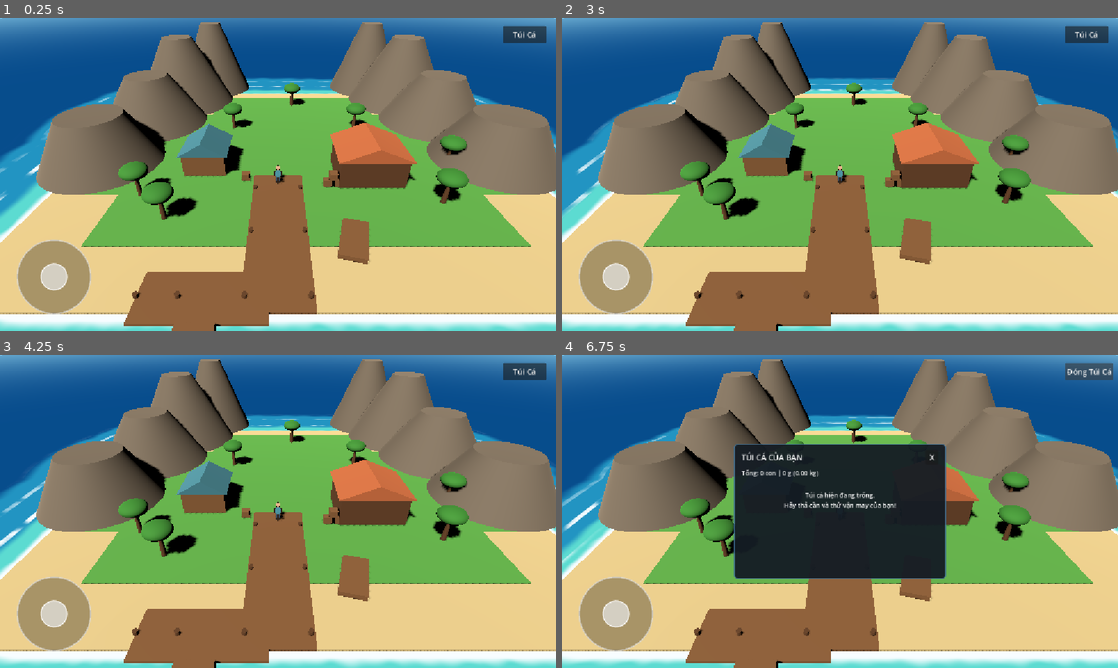
Above: before the commit, frames 1-4 (two rows, left to right).
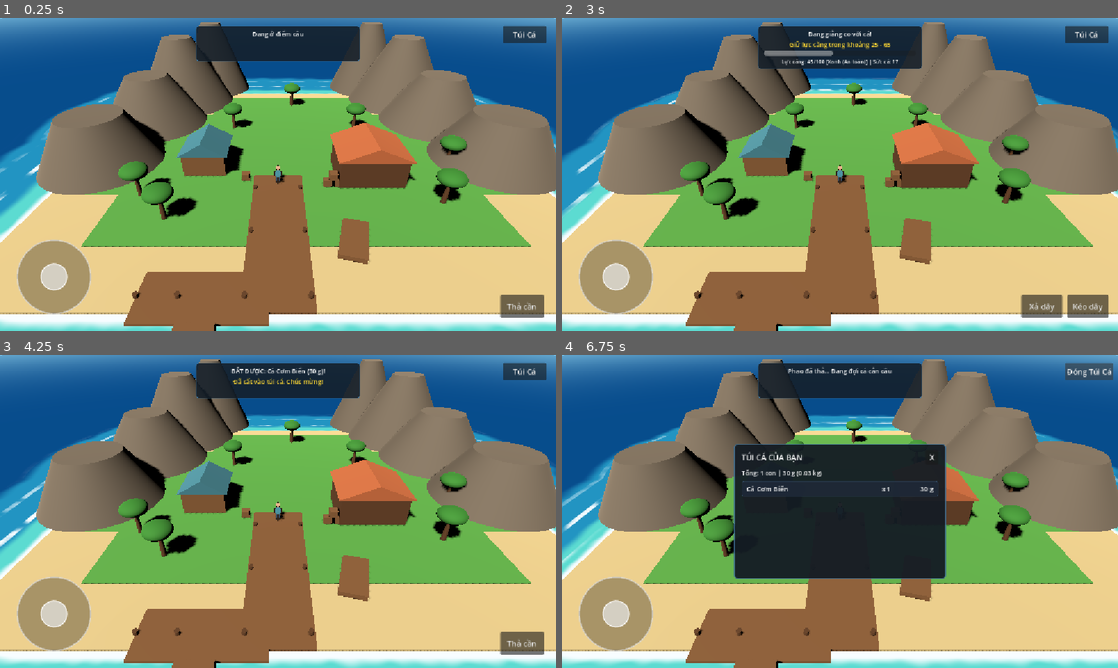
Above: after the commit, the same moments.

Repository: aohmn/GameDemo
Game: Godot game, scene res://scenes/boot/main.tscn
Same seed, same stepped clock (60 frames per second), same inputs: the game is played once before the commit and once after it.
Inputs (mouse positions are in pixels of both pictures, inside the frame that each line leads up to):
- Up to frame 1 (0.25 s): no input
- Up to frame 2 (3 s): click (1084, 305) at 0.5 s, where only the run after the commit has a clickable "Thả cần"; click "Túi Cá" at 1.25 s; click "Đóng Túi Cá" at 2 s; click (1084, 305) at 2.75 s, where only the run after the commit has a clickable "Giật cần!"
- Up to frame 3 (4.25 s): click (528, 642) at 3.5 s, where only the run after the commit has a clickable "Kéo dây"
- Up to frame 4 (6.75 s): click "Túi Cá" at 4.25 s; click "Đóng Túi Cá" at 5 s; click (1084, 642) at 5.75 s, where only the run after the commit has a clickable "Thả cần"; click "Túi Cá" at 6.5 s

The runs differ from the first frame. In frame 1, 3.8% of the frame differs, in the area x 35-98%, y 2-96%; in frame 2, 5.1%, in the area x 35-99%, y 2-96%; in frame 3, 3.8%; in frame 4, 4.0%.

Commit message:
fix: khac phuc nhan vat roi ban do, them Fishing UI va sua truy xuat EventBus

Diff:
--- a/maps/harbor_island/builders/pier_builder.gd
+++ b/maps/harbor_island/builders/pier_builder.gd
@@ -51,13 +51,13 @@
 
 
 static func _make_pier_boundaries(root_node: Node3D) -> void:
-	var wall_h := 3.0
+	var wall_h := 4.0
 	var bounds: Array[Dictionary] = [
-		{"name": "BoundMainPierWest", "pos": Vector3(-4.35, 1.5, 16.5), "size": Vector3(0.2, wall_h, 11.0)},
-		{"name": "BoundMainPierEast", "pos": Vector3(0.35, 1.5, 16.5), "size": Vector3(0.2, wall_h, 13.0)},
-		{"name": "BoundPierTNorth", "pos": Vector3(-7.5, 1.5, 20.15), "size": Vector3(6.0, wall_h, 0.3)},
-		{"name": "BoundPierTSouth", "pos": Vector3(-6.5, 1.5, 23.85), "size": Vector3(8.0, wall_h, 0.3)},
-		{"name": "BoundPierTWest", "pos": Vector3(-10.6, 1.5, 22.0), "size": Vector3(0.3, wall_h, 3.6)},
+		{"name": "BoundMainPierWest", "pos": Vector3(-4.35, 2.0, 15.0), "size": Vector3(0.2, wall_h, 11.0)},
+		{"name": "BoundMainPierEast", "pos": Vector3(0.35, 2.0, 16.5), "size": Vector3(0.2, wall_h, 14.0)},
+		{"name": "BoundPierTNorth", "pos": Vector3(-7.5, 2.0, 20.15), "size": Vector3(6.5, wall_h, 0.3)},
+		{"name": "BoundPierTSouth", "pos": Vector3(-6.5, 2.0, 23.85), "size": Vector3(8.5, wall_h, 0.3)},
+		{"name": "BoundPierTWest", "pos": Vector3(-10.6, 2.0, 22.0), "size": Vector3(0.3, wall_h, 4.0)},
 	]
 	for b in bounds:
 		_add_box_collider(root_node, b["name"], b["pos"], b["size"])
--- a/maps/harbor_island/builders/terrain_builder.gd
+++ b/maps/harbor_island/builders/terrain_builder.gd
@@ -105,15 +105,17 @@
 
 
 static func _make_island_boundaries(root_node: Node3D) -> void:
-	var wall_h := 3.0
+	var wall_h := 4.0
 	var bounds: Array[Dictionary] = [
-		{"name": "BoundWest", "pos": Vector3(-23.0, 1.5, 3.0), "size": Vector3(1.0, wall_h, 40.0)},
-		{"name": "BoundEast", "pos": Vector3(23.0, 1.5, 3.0), "size": Vector3(1.0, wall_h, 40.0)},
-		{"name": "BoundSouthLeft", "pos": Vector3(-16.0, 1.5, 23.5), "size": Vector3(14.0, wall_h, 1.0)},
-		{"name": "BoundSouthMidLeft", "pos": Vector3(-6.75, 1.5, 10.5), "size": Vector3(4.5, wall_h, 1.0)},
-		{"name": "BoundSouthRight", "pos": Vector3(11.0, 1.5, 23.5), "size": Vector3(24.0, wall_h, 1.0)},
-		{"name": "BoundCoastNorthL", "pos": Vector3(-9.75, 1.5, -15.5), "size": Vector3(6.5, wall_h, 1.0)},
-		{"name": "BoundCoastNorthR", "pos": Vector3(9.75, 1.5, -15.5), "size": Vector3(6.5, wall_h, 1.0)},
+		{"name": "BoundWest", "pos": Vector3(-23.0, 2.0, 3.0), "size": Vector3(1.0, wall_h, 42.0)},
+		{"name": "BoundEast", "pos": Vector3(23.0, 2.0, 3.0), "size": Vector3(1.0, wall_h, 42.0)},
+		{"name": "BoundSouthLeft", "pos": Vector3(-16.0, 2.0, 23.5), "size": Vector3(14.0, wall_h, 1.0)},
+		{"name": "BoundSouthMidLeft", "pos": Vector3(-6.75, 2.0, 10.5), "size": Vector3(4.5, wall_h, 1.0)},
+		{"name": "BoundSouthRight", "pos": Vector3(11.0, 2.0, 23.5), "size": Vector3(24.0, wall_h, 1.0)},
+		{"name": "BoundCoastNorthL", "pos": Vector3(-9.75, 2.0, -15.5), "size": Vector3(6.5, wall_h, 1.0)},
+		{"name": "BoundCoastNorthR", "pos": Vector3(9.75, 2.0, -15.5), "size": Vector3(6.5, wall_h, 1.0)},
+		{"name": "BoundBayNorthWall", "pos": Vector3(0.0, 2.0, -16.0), "size": Vector3(14.0, wall_h, 1.0)},
+		{"name": "BoundCoastNorthBack", "pos": Vector3(0.0, 2.0, -18.5), "size": Vector3(46.0, wall_h, 1.0)},
 	]
 	for b in bounds:
 		_add_box_collider(root_node, b["name"], b["pos"], b["size"])
--- a/modules/economy/api/economy_api.gd
+++ b/modules/economy/api/economy_api.gd
@@ -98,11 +98,6 @@
 
 
 func _emit_event(event_name: String, payload: Dictionary) -> void:
-	var engine_singleton: Object = Engine.get_singleton("EventBus")
-	if engine_singleton != null and is_instance_valid(engine_singleton):
-		engine_singleton.call("emit_event", event_name, payload)
-		return
-
 	var main_loop: MainLoop = Engine.get_main_loop()
 	if main_loop is SceneTree:
 		var st := main_loop as SceneTree
--- a/modules/fishing/api/fishing_api.gd
+++ b/modules/fishing/api/fishing_api.gd
@@ -127,14 +127,6 @@
 
 
 func _emit_event(event_name: String, payload: Dictionary) -> void:
-	# Phát thông qua EventBus Autoload nếu tồn tại trong SceneTree / Engine
-	var engine_singleton: Object = Engine.get_singleton("EventBus")
-	if engine_singleton != null and is_instance_valid(engine_singleton):
-		engine_singleton.call("emit_event", event_name, payload)
-		return
-
-	# Trường hợp chạy độc lập không qua Engine singleton
-	# hoặc Node Autoload trên cây root
 	var main_loop: MainLoop = Engine.get_main_loop()
 	if main_loop is SceneTree:
 		var st := main_loop as SceneTree
--- a/modules/inventory/api/inventory_api.gd
+++ b/modules/inventory/api/inventory_api.gd
@@ -139,10 +139,6 @@
 
 
 func _get_event_bus() -> Node:
-	var engine_singleton: Object = Engine.get_singleton("EventBus")
-	if engine_singleton != null and is_instance_valid(engine_singleton):
-		return engine_singleton as Node
-
 	var main_loop: MainLoop = Engine.get_main_loop()
 	if main_loop is SceneTree:
 		var st := main_loop as SceneTree
--- a/modules/player/logic/player.gd
+++ b/modules/player/logic/player.gd
@@ -4,6 +4,8 @@
 const MOVE_SPEED: float = 4.0
 const GRAVITY: float = 18.0
 const BODY_HEIGHT: float = 1.75
+const RESPAWN_POSITION: Vector3 = Vector3(-2.0, 0.05, 10.0)
+const FALL_Y_THRESHOLD: float = -2.0
 
 var move_direction: Vector2 = Vector2.ZERO
 var visual: MeshInstance3D
@@ -23,6 +25,12 @@
 
 
 func _physics_process(delta: float) -> void:
+    # Cơ chế phát hiện rơi khỏi bản đồ: đưa nhân vật về vị trí an toàn trên cầu tàu
+    if global_position.y < FALL_Y_THRESHOLD:
+        global_position = RESPAWN_POSITION
+        velocity = Vector3.ZERO
+        return
+
     var move_vector := Vector3(move_direction.x, 0.0, -move_direction.y)
     move_vector = move_vector.limit_length(1.0)
 
--- a/modules/shop/api/shop_api.gd
+++ b/modules/shop/api/shop_api.gd
@@ -116,11 +116,6 @@
 
 
 func _emit_event(event_name: String, payload: Dictionary) -> void:
-	var engine_singleton: Object = Engine.get_singleton("EventBus")
-	if engine_singleton != null and is_instance_valid(engine_singleton):
-		engine_singleton.call("emit_event", event_name, payload)
-		return
-
 	var main_loop: MainLoop = Engine.get_main_loop()
 	if main_loop is SceneTree:
 		var st := main_loop as SceneTree
--- /dev/null
+++ b/presentation/fishing_ui/fishing_ui.gd
@@ -0,0 +1,296 @@
+extends Control
+
+## Fishing UI điều khiển và tương tác câu cá trên màn hình ngang Android.
+## Bố trí các nút Thả cần, Giật cần, Kéo dây, Xả dây gọn gàng góc dưới bên phải.
+## Nút Thả cần chỉ kích hoạt khi người chơi đứng gần điểm câu hợp lệ.
+## Hiển thị thông báo cắn câu, thanh đo lực căng dây trong vùng an toàn và kết quả bắt cá.
+## Thuộc tầng Presentation: chỉ giao tiếp qua EventBus và API, không chứa logic gameplay.
+
+const FishingEventsContract: Script = preload("res://core/contracts/fishing_events.gd")
+
+var _fishing_api: RefCounted
+var _is_near_spot: bool = false
+var _current_spot_id: String = "spot_cau_tau_ben_cang"
+
+# Trạng thái câu hiện tại
+var _state: String = "IDLE"
+
+# UI Nodes
+var _container: Control
+var _status_label: Label
+var _alert_label: Label
+var _tension_bar: ProgressBar
+var _tension_label: Label
+var _result_panel: PanelContainer
+var _result_label: Label
+
+# Action Buttons
+var _btn_cast: Button
+var _btn_strike: Button
+var _btn_reel: Button
+var _btn_release: Button
+
+
+func _ready() -> void:
+	_setup_ui()
+	_setup_events()
+	_update_ui_state()
+
+
+func set_fishing_api(api: RefCounted) -> void:
+	_fishing_api = api
+
+
+func set_near_fishing_spot(near: bool, spot_id: String = "spot_cau_tau_ben_cang") -> void:
+	_is_near_spot = near
+	_current_spot_id = spot_id
+	_update_ui_state()
+
+
+func _setup_ui() -> void:
+	anchors_preset = Control.PRESET_FULL_RECT
+	anchor_right = 1.0
+	anchor_bottom = 1.0
+	mouse_filter = Control.MOUSE_FILTER_IGNORE
+
+	# 1. Bảng đo lực căng và thông báo (nằm ở cạnh trên giữa màn hình, không vướng joystick hay nút túi cá)
+	var top_panel := PanelContainer.new()
+	top_panel.name = "FishingInfoPanel"
+	top_panel.anchor_left = 0.5
+	top_panel.anchor_top = 0.0
+	top_panel.anchor_right = 0.5
+	top_panel.anchor_bottom = 0.0
+	top_panel.offset_left = -170.0
+	top_panel.offset_top = 16.0
+	top_panel.offset_right = 170.0
+	top_panel.offset_bottom = 90.0
+
+	var top_style := StyleBoxFlat.new()
+	top_style.bg_color = Color(0.08, 0.12, 0.16, 0.88)
+	top_style.border_color = Color(0.25, 0.45, 0.6, 0.7)
+	top_style.set_border_width_all(1)
+	top_style.set_corner_radius_all(6)
+	top_style.content_margin_left = 12.0
+	top_style.content_margin_top = 8.0
+	top_style.content_margin_right = 12.0
+	top_style.content_margin_bottom = 8.0
+	top_panel.add_theme_stylebox_override("panel", top_style)
+	add_child(top_panel)
+
+	var info_vbox := VBoxContainer.new()
+	info_vbox.add_theme_constant_override("separation", 4)
+	top_panel.add_child(info_vbox)
+
+	_status_label = Label.new()
+	_status_label.text = "Trạng thái: Sẵn sàng câu cá"
+	_status_label.horizontal_alignment = HORIZONTAL_ALIGNMENT_CENTER
+	_status_label.add_theme_font_size_override("font_size", 13)
+	info_vbox.add_child(_status_label)
+
+	_alert_label = Label.new()
+	_alert_label.text = ""
+	_alert_label.horizontal_alignment = HORIZONTAL_ALIGNMENT_CENTER
+	_alert_label.add_theme_font_size_override("font_size", 13)
+	_alert_label.add_theme_color_override("font_color", Color(1.0, 0.85, 0.2))
+	info_vbox.add_child(_alert_label)
+
+	_tension_bar = ProgressBar.new()
+	_tension_bar.min_value = 0.0
+	_tension_bar.max_value = 100.0
+	_tension_bar.value = 40.0
+	_tension_bar.show_percentage = false
+	_tension_bar.custom_minimum_size = Vector2(0.0, 10.0)
+	_tension_bar.visible = false
+	info_vbox.add_child(_tension_bar)
+
+	_tension_label = Label.new()
+	_tension_label.text = ""
+	_tension_label.horizontal_alignment = HORIZONTAL_ALIGNMENT_CENTER
+	_tension_label.add_theme_font_size_override("font_size", 11)
+	_tension_label.visible = false
+	info_vbox.add_child(_tension_label)
+
+	# 2. Khung nút bấm điều khiển câu cá ở góc dưới bên phải màn hình
+	# Không che khuất Joystick (ở góc dưới trái) và Nút Túi Cá (góc trên phải)
+	_container = Control.new()
+	_container.name = "FishingButtonsCluster"
+	_container.anchor_left = 1.0
+	_container.anchor_top = 1.0
+	_container.anchor_right = 1.0
+	_container.anchor_bottom = 1.0
+	_container.offset_left = -210.0
+	_container.offset_top = -140.0
+	_container.offset_right = -20.0
+	_container.offset_bottom = -20.0
+	add_child(_container)
+
+	# Nút THẢ CẦN (Cast)
+	_btn_cast = Button.new()
+	_btn_cast.name = "BtnCast"
+	_btn_cast.text = "Thả cần"
+	_btn_cast.custom_minimum_size = Vector2(90.0, 48.0)
+	_btn_cast.position = Vector2(95.0, 65.0)
+	_btn_cast.pressed.connect(_on_btn_cast_pressed)
+	_container.add_child(_btn_cast)
+
+	# Nút GIẬT CẦN (Strike)
+	_btn_strike = Button.new()
+	_btn_strike.name = "BtnStrike"
+	_btn_strike.text = "Giật cần!"
+	_btn_strike.custom_minimum_size = Vector2(90.0, 48.0)
+	_btn_strike.position = Vector2(95.0, 65.0)
+	_btn_strike.visible = false
+	_btn_strike.pressed.connect(_on_btn_strike_pressed)
+	_container.add_child(_btn_strike)
+
+	# Nút KÉO DÂY (Reel)
+	_btn_reel = Button.new()
+	_btn_reel.name = "BtnReel"
+	_btn_reel.text = "Kéo dây"
+	_btn_reel.custom_minimum_size = Vector2(85.0, 48.0)
+	_btn_reel.position = Vector2(105.0, 65.0)
+	_btn_reel.visible = false
+	_btn_reel.button_down.connect(func(): _set_reeling(true))
+	_btn_reel.button_up.connect(func(): _set_reeling(false))
+	_container.add_child(_btn_reel)
+
+	# Nút XẢ DÂY (Release)
+	_btn_release = Button.new()
+	_btn_release.name = "BtnRelease"
+	_btn_release.text = "Xả dây"
+	_btn_release.custom_minimum_size = Vector2(85.0, 48.0)
+	_btn_release.position = Vector2(10.0, 65.0)
+	_btn_release.visible = false
+	_btn_release.button_down.connect(func(): _set_releasing(true))
+	_btn_release.button_up.connect(func(): _set_releasing(false))
+	_container.add_child(_btn_release)
+
+
+func _setup_events() -> void:
+	var eb: Node = get_node_or_null("/root/EventBus")
+	if eb != null and eb.has_method("subscribe"):
+		eb.call("subscribe", FishingEventsContract.STATE_CHANGED, _on_state_changed_evt)
+		eb.call("subscribe", FishingEventsContract.FISH_BITING, _on_fish_biting_evt)
+		eb.call("subscribe", FishingEventsContract.FIGHT_UPDATE, _on_fight_update_evt)
+		eb.call("subscribe", FishingEventsContract.FISH_CAUGHT, _on_fish_caught_evt)
+		eb.call("subscribe", FishingEventsContract.FISH_ESCAPED, _on_fish_escaped_evt)
+
+
+func _update_ui_state() -> void:
+	match _state:
+		"IDLE", "RESULT":
+			_btn_cast.visible = true
+			_btn_cast.disabled = not _is_near_spot
+			_btn_cast.text = "Thả cần" if _is_near_spot else "Đến gần nước"
+			_btn_strike.visible = false
+			_btn_reel.visible = false
+			_btn_release.visible = false
+			_tension_bar.visible = false
+			_tension_label.visible = false
+			if _state == "IDLE":
+				_status_label.text = "Đang ở điểm câu" if _is_near_spot else "Hãy di chuyển ra cầu tàu để câu cá"
+
+		"CASTING", "WAITING":
+			_btn_cast.visible = false
+			_btn_strike.visible = false
+			_btn_reel.visible = false
+			_btn_release.visible = false
+			_tension_bar.visible = false
+			_tension_label.visible = false
+			_status_label.text = "Phao đã thả... Đang đợi cá cắn câu"
+			_alert_label.text = ""
+
+		"BITE":
+			_btn_cast.visible = false
+			_btn_strike.visible = true
+			_btn_reel.visible = false
+			_btn_release.visible = false
+			_tension_bar.visible = false
+			_tension_label.visible = false
+			_status_label.text = "CÁ ĐANG CẮN CÂU!"
+			_alert_label.text = "Bấm [Giật cần!] ngay lập tức!"
+
+		"FIGHT":
+			_btn_cast.visible = false
+			_btn_strike.visible = false
+			_btn_reel.visible = true
+			_btn_release.visible = true
+			_tension_bar.visible = true
+			_tension_label.visible = true
+			_status_label.text = "Đang giằng co với cá!"
+
+
+func _on_btn_cast_pressed() -> void:
+	if not _is_near_spot:
+		return
+	if _fishing_api != null and _fishing_api.has_method("cast"):
+		_fishing_api.call("cast", _current_spot_id)
+
+
+func _on_btn_strike_pressed() -> void:
+	if _fishing_api != null and _fishing_api.has_method("strike"):
+		_fishing_api.call("strike")
+
+
+func _set_reeling(held: bool) -> void:
+	if _fishing_api != null and _fishing_api.has_method("reel"):
+		_fishing_api.call("reel", held)
+
+
+func _set_releasing(held: bool) -> void:
+	if _fishing_api != null and _fishing_api.has_method("release"):
+		_fishing_api.call("release", held)
+
+
+func _on_state_changed_evt(payload: Dictionary) -> void:
+	_state = str(payload.get("to_state", "IDLE"))
+	_update_ui_state()
+
+
+func _on_fish_biting_evt(payload: Dictionary) -> void:
+	_state = "BITE"
+	var win_sec: float = float(payload.get("window_seconds", 0.8))
+	_alert_label.text = "Cá cắn câu! Giật trong %0.1fs!" % win_sec
+	_update_ui_state()
+
+
+func _on_fight_update_evt(payload: Dictionary) -> void:
+	_state = "FIGHT"
+	var tension: float = float(payload.get("line_tension", 0.0))
+	var s_min: float = float(payload.get("safe_min", 30.0))
+	var s_max: float = float(payload.get("safe_max", 70.0))
+	var max_t: float = float(payload.get("max_tension", 100.0))
+	var strength: float = float(payload.get("fish_strength", 0.0))
+
+	_tension_bar.max_value = max_t
+	_tension_bar.value = tension
+
+	var is_safe := (tension >= s_min and tension <= s_max)
+	var status_color := "Xanh (An toàn)" if is_safe else "Đỏ (Nguy hiểm)"
+	_tension_label.text = "Lực căng: %0.0f/%0.0f [%s] | Sức cá: %0.0f" % [tension, max_t, status_color, strength]
+	_alert_label.text = "Giữ lực căng trong khoảng %0.0f - %0.0f" % [s_min, s_max]
+
+
+func _on_fish_caught_evt(payload: Dictionary) -> void:
+	_state = "RESULT"
+	var name_str: String = str(payload.get("name", "Cá"))
+	var weight: int = int(payload.get("weight_g", 0))
+	_status_label.text = "BẮT ĐƯỢC: %s (%d g)!" % [name_str, weight]
+	_alert_label.text = "Đã cất vào túi cá. Chúc mừng!"
+	_update_ui_state()
+
+
+func _on_fish_escaped_evt(payload: Dictionary) -> void:
+	_state = "RESULT"
+	var reason: String = str(payload.get("reason", "unknown"))
+	var reason_text := "Cá đã trốn thoát!"
+	if reason == "early":
+		reason_text = "Giật cần quá sớm!"
+	elif reason == "late":
+		reason_text = "Cá đã đớp mồi chạy mất (giật trễ)!"
+	elif reason == "line_break":
+		reason_text = "Lực căng quá lớn làm đứt dây cước!"
+
+	_status_label.text = "THẤT BẠI: " + reason_text
+	_alert_label.text = "Hãy thử lại lần sau."
+	_update_ui_state()
--- /dev/null
+++ b/presentation/fishing_ui/fishing_ui.tscn
@@ -0,0 +1,13 @@
+[gd_scene load_steps=2 format=3]
+
+[ext_resource type="Script" path="res://presentation/fishing_ui/fishing_ui.gd" id="1_ui"]
+
+[node name="FishingUI" type="Control"]
+layout_mode = 3
+anchors_preset = 15
+anchor_right = 1.0
+anchor_bottom = 1.0
+grow_horizontal = 2
+grow_vertical = 2
+mouse_filter = 2
+script = ExtResource("1_ui")
--- /dev/null
+++ b/presentation/fishing_ui/scenes/dev.gd
@@ -0,0 +1,49 @@
+extends Control
+
+## Scene kiểm tra độc lập cho Fishing UI (presentation/fishing_ui/).
+## Tích hợp mock FishingAPI để thử nghiệm toàn bộ luồng tương tác:
+## Thả cần -> Cắn câu -> Giật cần -> Giằng co lực căng -> Bắt được cá / Đứt dây.
+
+const FishingUIScript: Script = preload("res://presentation/fishing_ui/fishing_ui.gd")
+const FishingAPIScript: Script = preload("res://modules/fishing/api/fishing_api.gd")
+
+var _ui: Control
+var _fishing_api: RefCounted
+
+
+func _ready() -> void:
+	anchor_right = 1.0
+	anchor_bottom = 1.0
+
+	var bg := ColorRect.new()
+	bg.color = Color(0.04, 0.08, 0.12)
+	bg.anchor_right = 1.0
+	bg.anchor_bottom = 1.0
+	add_child(bg)
+
+	_fishing_api = FishingAPIScript.new(12345)
+
+	_ui = FishingUIScript.new()
+	add_child(_ui)
+	_ui.call("set_fishing_api", _fishing_api)
+	_ui.call("set_near_fishing_spot", true, "spot_cau_tau_ben_cang")
+
+	# Hàng nút test giả lập
+	var test_bar := HBoxContainer.new()
+	test_bar.position = Vector2(20.0, 100.0)
+	test_bar.add_theme_constant_override("separation", 10)
+	add_child(test_bar)
+
+	var btn_toggle_spot := Button.new()
+	btn_toggle_spot.text = "Bật/Tắt Gần điểm câu"
+	var is_near := true
+	btn_toggle_spot.pressed.connect(func():
+		is_near = not is_near
+		_ui.call("set_near_fishing_spot", is_near)
+	)
+	test_bar.add_child(btn_toggle_spot)
+
+
+func _process(delta: float) -> void:
+	if _fishing_api != null:
+		_fishing_api.call("tick", delta)
--- /dev/null
+++ b/presentation/fishing_ui/scenes/dev.tscn
@@ -0,0 +1,12 @@
+[gd_scene load_steps=2 format=3]
+
+[ext_resource type="Script" path="res://presentation/fishing_ui/scenes/dev.gd" id="1_dev"]
+
+[node name="FishingUIDev" type="Control"]
+layout_mode = 3
+anchors_preset = 15
+anchor_right = 1.0
+anchor_bottom = 1.0
+grow_horizontal = 2
+grow_vertical = 2
+script = ExtResource("1_dev")
--- a/scenes/boot/main.gd
+++ b/scenes/boot/main.gd
@@ -7,6 +7,7 @@
 const SKY_DOME_SCENE_PATH: String = "res://modules/sky_dome/scenes/sky_dome.tscn"
 const INVENTORY_API_PATH: String = "res://modules/inventory/api/inventory_api.gd"
 const FISHING_INVENTORY_UI_PATH: String = "res://presentation/fishing_inventory_ui/fishing_inventory_ui.tscn"
+const FISHING_UI_PATH: String = "res://presentation/fishing_ui/fishing_ui.tscn"
 const ECONOMY_API_PATH: String = "res://modules/economy/api/economy_api.gd"
 const SHOP_API_PATH: String = "res://modules/shop/api/shop_api.gd"
 const FISHING_API_PATH: String = "res://modules/fishing/api/fishing_api.gd"
@@ -22,6 +23,7 @@
 var _shop_api: RefCounted
 var _fishing_api: RefCounted
 var _fishing_inventory_ui: Control
+var _fishing_ui: Control
 var _hud: CanvasLayer
 
 
@@ -35,14 +37,23 @@
     _create_joystick()
     _init_services()
     _create_inventory_ui()
-
-
-func _process(_delta: float) -> void:
+    _create_fishing_ui()
+
+
+func _process(delta: float) -> void:
+    if _fishing_api != null and _fishing_api.has_method("tick"):
+        _fishing_api.call("tick", delta)
+
     if _camera == null or _player == null:
         return
     var target := _player.global_position
     _camera.global_position = target + Vector3(0.0, 16.0, 23.0)
     _camera.look_at(target + Vector3(0.0, 0.8, 0.0))
+
+    # Kiểm tra khoảng cách người chơi tới điểm câu tại cầu tàu (x từ -11 đến 1, z từ 9 đến 24)
+    if _fishing_ui != null and _fishing_ui.has_method("set_near_fishing_spot"):
+        var on_pier := (target.x >= -11.0 and target.x <= 1.0 and target.z >= 9.0 and target.z <= 24.5)
+        _fishing_ui.call("set_near_fishing_spot", on_pier, "spot_cau_tau_ben_cang")
 
 
 func _create_camera() -> void:
@@ -180,6 +191,18 @@
                 _fishing_inventory_ui.call("set_inventory_api", _inventory_api)
 
 
+func _create_fishing_ui() -> void:
+    if not ResourceLoader.exists(FISHING_UI_PATH):
+        return
+    var scene := load(FISHING_UI_PATH) as PackedScene
+    if scene != null:
+        _fishing_ui = scene.instantiate() as Control
+        if _fishing_ui != null:
+            _hud.add_child(_fishing_ui)
+            if _fishing_api != null and _fishing_ui.has_method("set_fishing_api"):
+                _fishing_ui.call("set_fishing_api", _fishing_api)
+
+
 func sell_fish(fish_id: String, count: int) -> bool:
     if _coordinator != null:
         return bool(_coordinator.call("sell_fish", fish_id, count))
Not shown, added: presentation/fishing_ui/fishing_ui.gd.uid
Not shown, added: presentation/fishing_ui/scenes/dev.gd.uid
Not shown, changed: CHANGELOG.md
